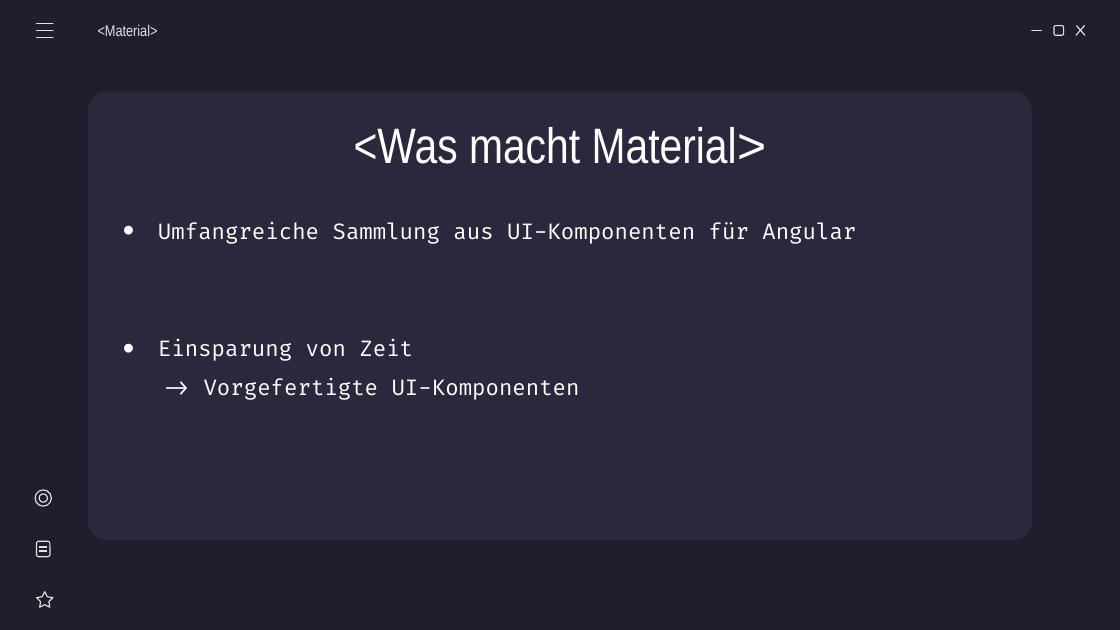
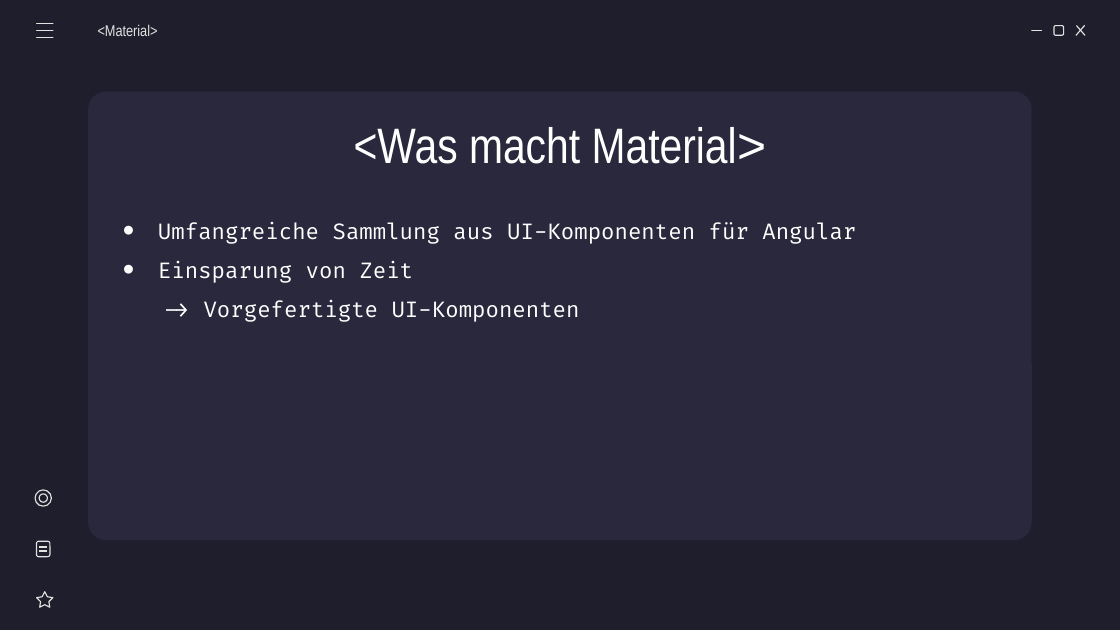
Before and after one commit to miwied/web-based-database-manager, a slide deck: slide 20 of documentation/required documents/Presentation/Webasierter Datenkbankmanager - Präsentation.pptx. Drawn at 1120x630 pixels with LibreOffice and Linux fonts; fonts in the diff are those of the drawing. Boxes give left, top, right and bottom in pixels: in the first picture for what was removed or moved away, otherwise in the second. Text is boxed around its words. In the diff, an @@ line names an element or a change of style, - is before the commit and + after.

```diff
--- a/documentation/required documents/Presentation/Webasierter Datenkbankmanager - Präsentation.pptx
+++ b/documentation/required documents/Presentation/Webasierter Datenkbankmanager - Präsentation.pptx
@@ text "Umfangreiche Sammlung aus UI-Komponenten für ..." rewrapped from (158,222,856,400) to (158,222,856,322) @@
```
Also in this commit, not shown: 8 other slides changed.
